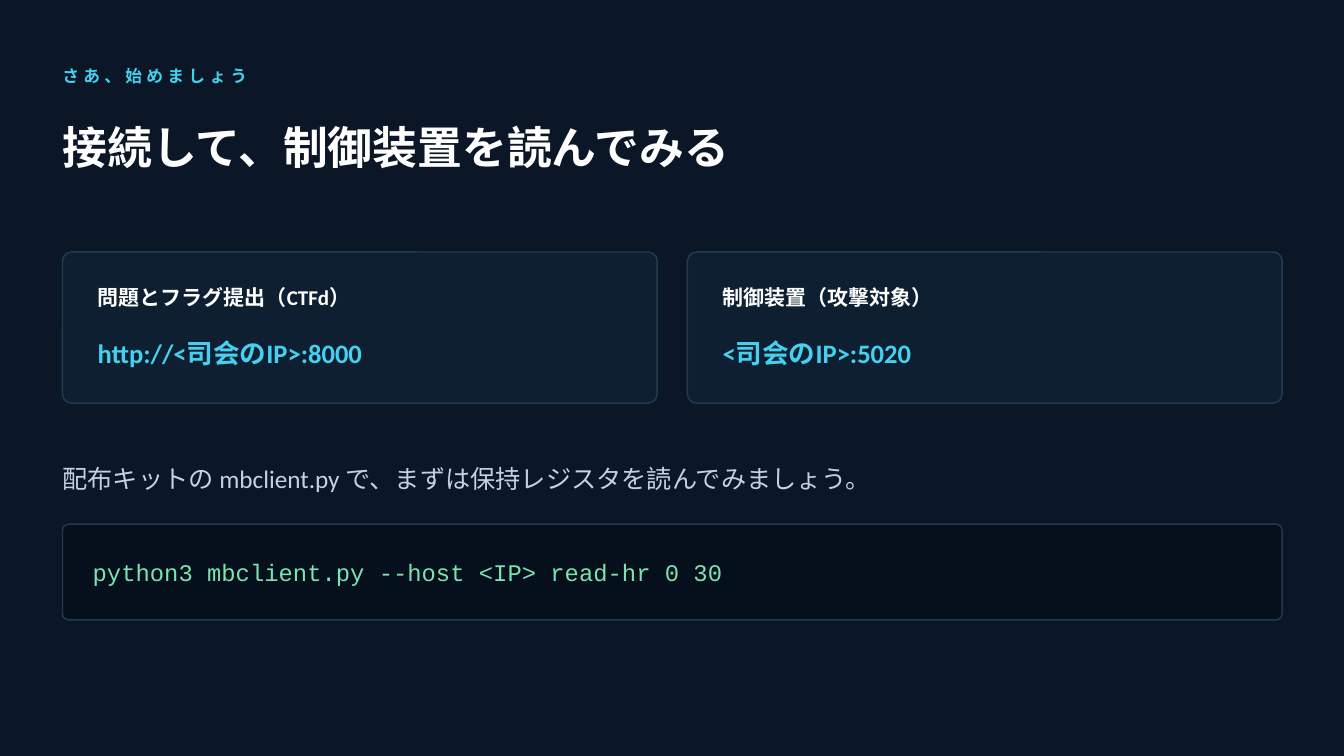
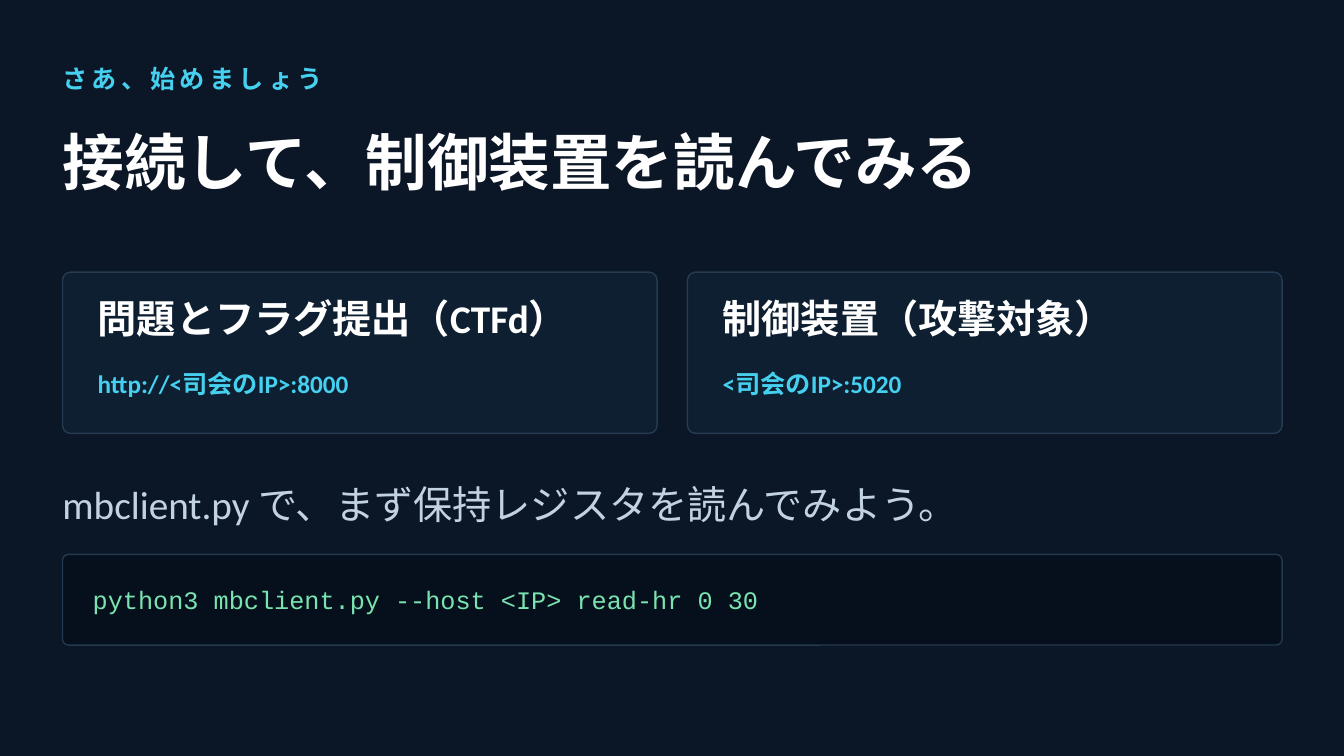
Before and after one commit to Tivo0921/ot-modbus-ctf, a slide deck: slide 9 of slides/ot-intro.pptx. Drawn at 1344x756 pixels with LibreOffice and Linux fonts; fonts in the diff are those of the drawing; background and template pictures are left out. Boxes give left, top, right and bottom in pixels: in the first picture for what was removed or moved away, otherwise in the second. Text is boxed around its words. In the diff, an @@ line names an element or a change of style, - is before the commit and + after.

```diff
--- a/slides/ot-intro.pptx
+++ b/slides/ot-intro.pptx
@@ text "さあ、始めましょう" at [62,66,322,91]: size 12 to 18 pt @@
@@ text "接続して、制御装置を読んでみる": place and size @@
-text "接続して、制御装置を読んでみる" at [62,125,729,168]
+text "接続して、制御装置を読んでみる" at [62,132,978,191]
@@ text "接続して、制御装置を読んでみる" at [62,132,978,191]: size 32 to 44 pt @@
@@ rounded rectangle: place and size @@
-rounded rectangle at [63,252,657,403]
+rounded rectangle at [63,272,657,434]
@@ text "問題とフラグ提出（CTFd）": place and size @@
-text "問題とフラグ提出（CTFd）" at [98,287,350,307]
+text "問題とフラグ提出（CTFd）" at [98,299,568,337]
@@ text "問題とフラグ提出（CTFd）" at [98,299,568,337]: size 15 to 28 pt @@
@@ rounded rectangle: place and size @@
-rounded rectangle at [688,252,1282,403]
+rounded rectangle at [688,272,1282,434]
@@ text "制御装置（攻撃対象）" at [723,299,1114,337]: size 15 to 28 pt @@
@@ text "制御装置（攻撃対象）": place and size @@
-text "制御装置（攻撃対象）" at [723,287,933,307]
+text "制御装置（攻撃対象）" at [723,299,1114,337]
@@ text "http://<司会のIP>:8000": place and size @@
-text "http://<司会のIP>:8000" at [98,341,362,367]
+text "http://<司会のIP>:8000" at [98,372,349,397]
@@ text "http://<司会のIP>:8000" at [98,372,349,397]: size 19 to 18 pt @@
@@ text "<司会のIP>:5020" at [723,372,902,395]: size 19 to 18 pt @@
@@ text "<司会のIP>:5020": place and size @@
-text "<司会のIP>:5020" at [723,341,911,366]
+text "<司会のIP>:5020" at [723,372,902,395]
@@ text at [62,486,957,526]: text changed; size 18 to 28 pt @@
-配布キットの mbclient.py で、まずは保持レジスタを読んでみましょう。
+mbclient.py で、まず保持レジスタを読んでみよう。
@@ proportions changed in 3 elements at [63,272,657,434], [688,272,1282,434], [63,555,1282,645] @@
@@ rounded rectangle: place and size @@
-rounded rectangle at [63,524,1282,620]
+rounded rectangle at [63,555,1282,645]
@@ text "python3 mbclient.py --host <IP> read-hr ...": place and size @@
-text "python3 mbclient.py --host <IP> read-hr ..." at [93,564,722,586]
+text "python3 mbclient.py --host <IP> read-hr ..." at [93,591,758,615]
@@ text "python3 mbclient.py --host <IP> read-hr ..." at [93,591,758,615]: size 17 to 18 pt @@
```
Also in this commit, not shown: 8 other slides changed, 1 other file.
